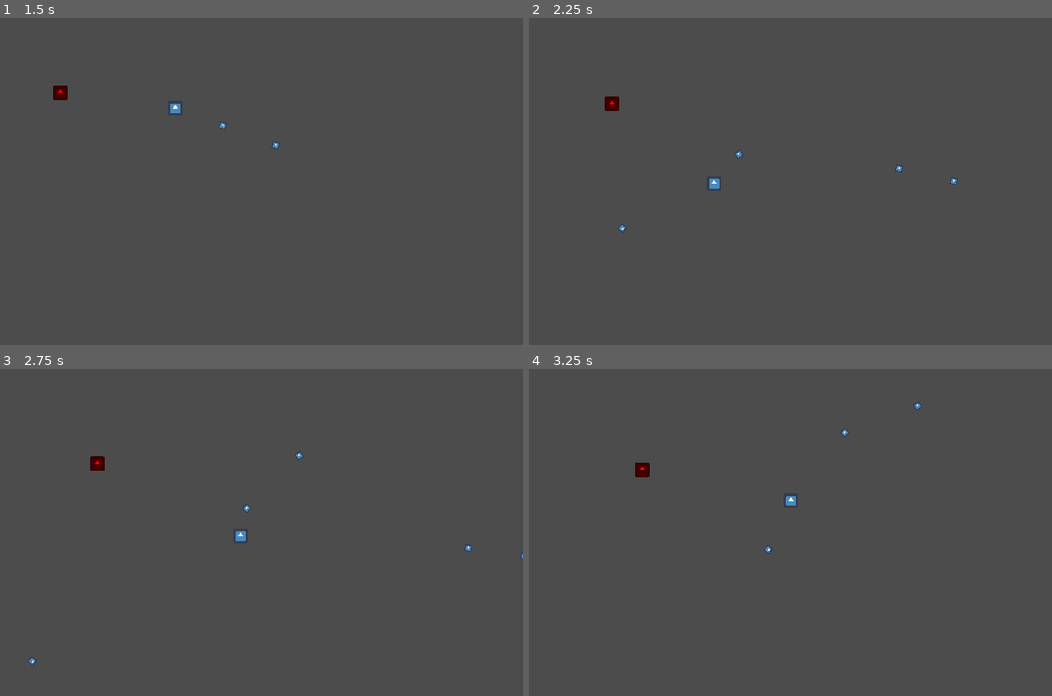
Above: before the commit, frames 1-4 (two rows, left to right).
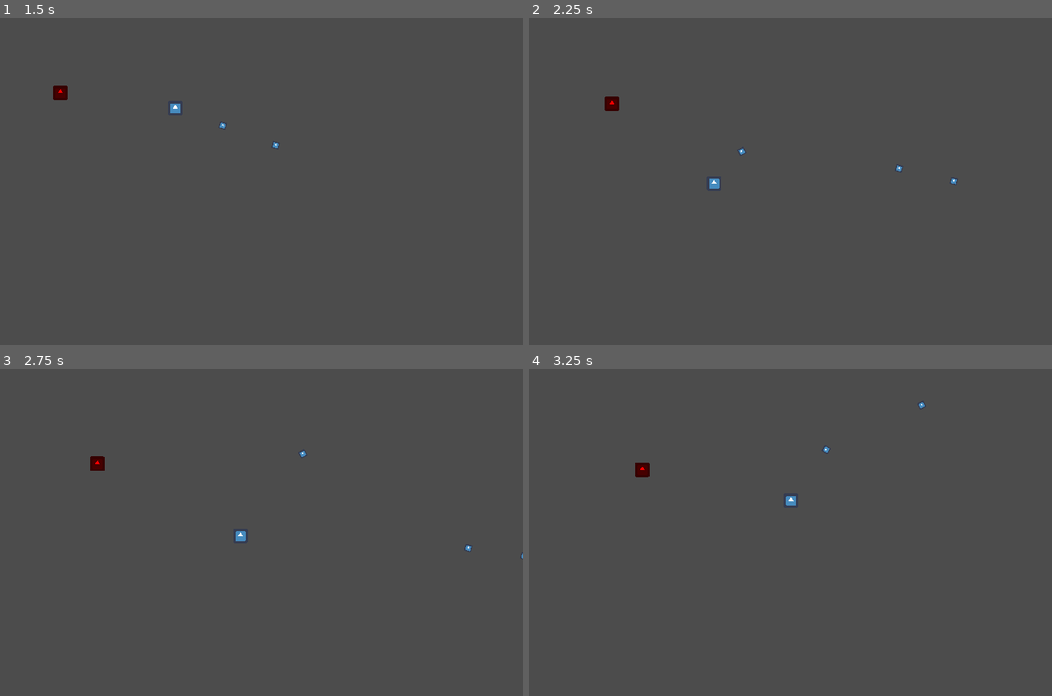
Above: after the commit, the same moments.

Repository: HeadphoneUserDev/My-First-Game-Jam-Summer-2020
Game: Godot game, scene res://Src/Arenas/Arena_01.tscn
The game is run twice, just before and just after one commit, with the same random seed, the same clock (stepped at 60 frames per second) and the same inputs. The engine's default icon, where the game draws it, is replaced by a stand-in: a white triangle on a blue panel in a dark square.
Inputs (mouse positions are in pixels of both pictures, inside the frame that each line leads up to):
- Up to frame 1 (1.5 s): move the mouse to (360, 165) at 0.52 s; press the mouse at (360, 165) at 0.53 s; hold Right (ui_right) 0.53-1.28 s; tap 3 (weapon_change3, bound only after the commit) at 0.8, 1.35 s; move the mouse to (115, 197) at 1.27 s; release the mouse at (115, 197) at 1.28 s; hold Down (ui_down) from 1.28 s (still down)
- Up to frame 2 (2.25 s): click (644, 197) at 1.55 s; move the mouse to (816, 109) at 2.02 s; release Down (ui_down) at 2.03 s; press the mouse at (816, 109) at 2.03 s; hold Right (ui_right) from 2.03 s (still down)
- Up to frame 3 (2.75 s): keep holding Right (ui_right); tap 3 (weapon_change3, bound only after the commit) at 2.3 s
- Up to frame 4 (3.25 s): move the mouse to (732, 597) at 2.77 s; release Right (ui_right) at 2.78 s; release the mouse at (732, 597) at 2.78 s; hold Up (ui_up) from 2.78 s (still down); tap 1 (weapon_change1) at 2.85 s; click (732, 597) at 3.05 s

Frame 1 is identical in both runs. In frame 2, less than 0.1% of the frame differs, in the area x 17-42%, y 40-66%; in frame 3, less than 0.1%; in frame 4, less than 0.1%, in the area x 45-76%, y 10-57%.

Commit message:
Added a Bazooka + some info about controls

Diff:
--- a/Src/Actors/Enemy_01.gd
+++ b/Src/Actors/Enemy_01.gd
@@ -34,6 +34,14 @@
 		area.get_parent().queue_free()
 		#get_parent so that not only the hitbox will queue_free
 
+	if area.is_in_group("EnemyDestroyer"):
+		modulate = Color.white
+		velocity = -velocity * 3
+		hp -= 5
+		stun = true
+		$StunTimer.start()
+
+
 	pass
 
 
--- a/Src/Actors/Player_01.gd
+++ b/Src/Actors/Player_01.gd
@@ -8,6 +8,7 @@
 
 var bullet = preload("res://Src/Bullets/PlayerBullet_01.tscn")
 var machineGun_bullet = preload("res://Src/Bullets/MachineGunBullet_01.tscn")
+var bazookaBullet = preload("res://Src/Bullets/BazookaBullet_01.tscn")
 
 var can_shoot = true
 var is_dead = false
@@ -63,10 +64,16 @@
 			chosen_weapon1 = false
 			chosen_weapon3 = false
 
+	elif Input.is_action_just_pressed("weapon_change3"):
 
+		if chosen_weapon3 == false:
+			chosen_weapon3 = true
+			chosen_weapon1 = false
+			chosen_weapon2 = false
 
 	pistol_shoot()
 	machineGun_shoot()
+	bazooka_shoot()
 
 	pass
 
@@ -85,6 +92,16 @@
 	if Input.is_action_pressed("click") and Global.node_creation_parent != null and can_shoot and is_dead == false and chosen_weapon2 == true:
 		Global.instance_node(machineGun_bullet, global_position, Global.node_creation_parent)
 		$ReloadSpeed.wait_time = 0.1
+		$ReloadSpeed.start()
+		can_shoot = false
+
+	pass
+
+func bazooka_shoot():
+
+	if Input.is_action_pressed("click") and Global.node_creation_parent != null and can_shoot and is_dead == false and chosen_weapon3 == true:
+		Global.instance_node(bazookaBullet, global_position, Global.node_creation_parent)
+		$ReloadSpeed.wait_time = 0.7
 		$ReloadSpeed.start()
 		can_shoot = false
 
--- /dev/null
+++ b/Src/Bullets/BazookaBullet_01.gd
@@ -0,0 +1,39 @@
+extends Sprite
+
+var velocity = Vector2(1, 0)
+var speed = 450
+
+var look_once = true
+
+func _process(delta):
+
+	if look_once:
+		look_at(get_global_mouse_position())
+		look_once = false
+
+	global_position += velocity.rotated(rotation) * speed * delta
+
+	pass
+
+
+func _on_VisibilityNotifier2D_screen_exited():
+
+	queue_free()
+
+	pass
+
+
+func _on_AnimationPlayer_animation_finished(anim_name):
+
+	queue_free()
+
+	pass
+
+
+func _on_Hitbox_area_entered(area):
+
+	if area.is_in_group("Enemy"):
+		$AnimationPlayer.play("BazookaExplosion")
+		velocity = Vector2.ZERO
+
+	pass
--- /dev/null
+++ b/Src/Bullets/BazookaBullet_01.tscn
@@ -0,0 +1,54 @@
+[gd_scene load_steps=6 format=2]
+
+[ext_resource path="res://icon.png" type="Texture" id=1]
+[ext_resource path="res://Src/Bullets/BazookaBullet_01.gd" type="Script" id=2]
+
+[sub_resource type="RectangleShape2D" id=1]
+extents = Vector2( 28, 28 )
+
+[sub_resource type="CircleShape2D" id=2]
+radius = 20.0
+
+[sub_resource type="Animation" id=3]
+resource_name = "BazookaExplosion"
+length = 0.3
+step = 0.01
+tracks/0/type = "value"
+tracks/0/path = NodePath("Hitbox/CollisionShape2D2:scale")
+tracks/0/interp = 2
+tracks/0/loop_wrap = true
+tracks/0/imported = false
+tracks/0/enabled = true
+tracks/0/keys = {
+"times": PoolRealArray( 0, 0.15, 0.3 ),
+"transitions": PoolRealArray( 3.36359, 1, 1 ),
+"update": 0,
+"values": [ Vector2( 1, 1 ), Vector2( 20, 20 ), Vector2( 1, 1 ) ]
+}
+
+[node name="BazookaBullet_01" type="Sprite"]
+scale = Vector2( 0.25, 0.25 )
+texture = ExtResource( 1 )
+script = ExtResource( 2 )
+
+[node name="Hitbox" type="Area2D" parent="." groups=[
+"EnemyDestroyer",
+]]
+
+[node name="CollisionShape2D" type="CollisionShape2D" parent="Hitbox"]
+visible = false
+shape = SubResource( 1 )
+
+[node name="CollisionShape2D2" type="CollisionShape2D" parent="Hitbox"]
+shape = SubResource( 2 )
+
+[node name="VisibilityNotifier2D" type="VisibilityNotifier2D" parent="."]
+visible = false
+position = Vector2( -1.90735e-06, 1.90735e-06 )
+scale = Vector2( 2.8, 2.8 )
+
+[node name="AnimationPlayer" type="AnimationPlayer" parent="."]
+anims/BazookaExplosion = SubResource( 3 )
+[connection signal="area_entered" from="Hitbox" to="." method="_on_Hitbox_area_entered"]
+[connection signal="screen_exited" from="VisibilityNotifier2D" to="." method="_on_VisibilityNotifier2D_screen_exited"]
+[connection signal="animation_finished" from="AnimationPlayer" to="." method="_on_AnimationPlayer_animation_finished"]
--- a/project.godot
+++ b/project.godot
@@ -77,6 +77,11 @@
 "events": [ Object(InputEventKey,"resource_local_to_scene":false,"resource_name":"","device":0,"alt":false,"shift":false,"control":false,"meta":false,"command":false,"pressed":false,"scancode":50,"unicode":0,"echo":false,"script":null)
  ]
 }
+weapon_change3={
+"deadzone": 0.5,
+"events": [ Object(InputEventKey,"resource_local_to_scene":false,"resource_name":"","device":0,"alt":false,"shift":false,"control":false,"meta":false,"command":false,"pressed":false,"scancode":51,"unicode":0,"echo":false,"script":null)
+ ]
+}
 
 [rendering]
 
Not shown, changed: README.md
Not shown, added: Src/Bullets/README.md
Not shown, added: Src/Contols.md
